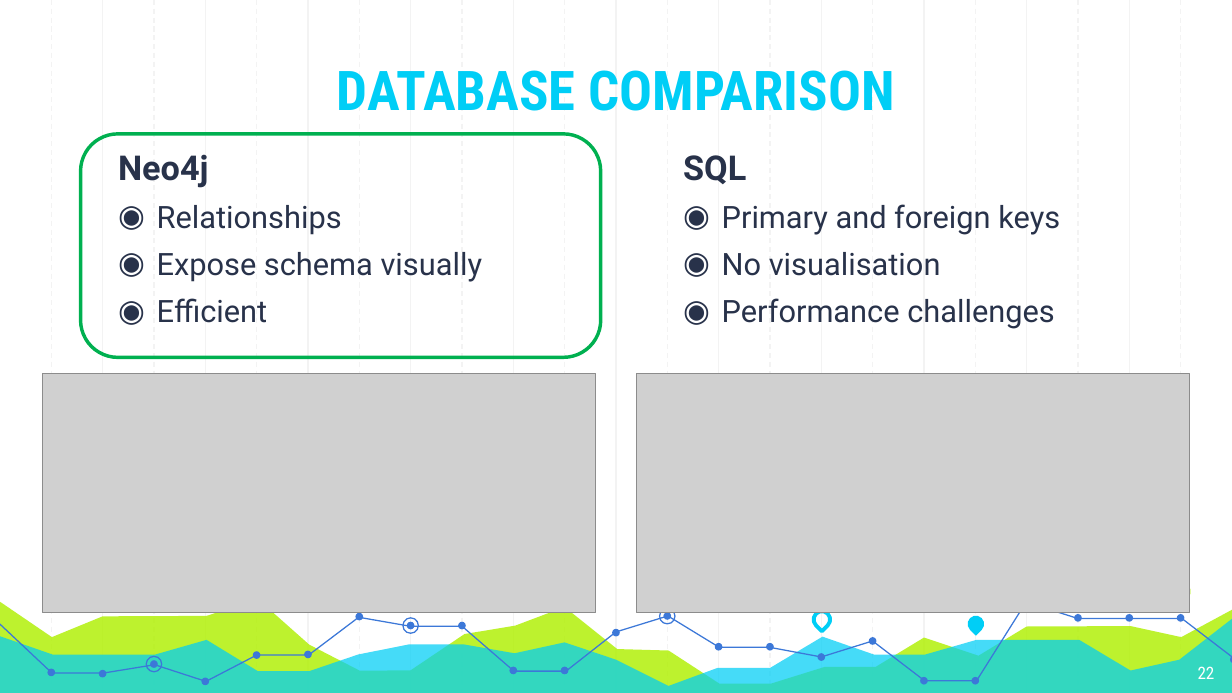
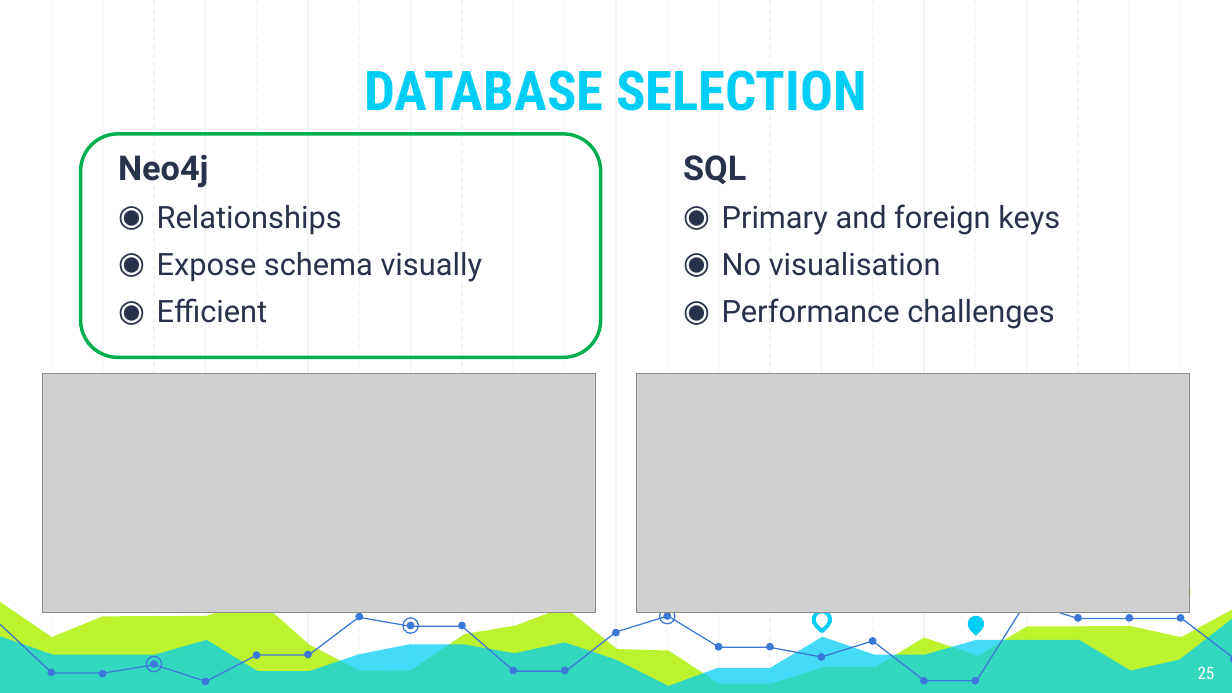
Before and after one commit to Andyayk/app, a slide deck: slide 25 of Graph Based Search Version 2.pptx (slide 22 before the commit). Drawn at 1232x693 pixels with LibreOffice and Linux fonts; fonts in the diff are those of the drawing; grey boxes stand for pictures. Boxes give left, top, right and bottom in pixels: in the first picture for what was removed or moved away, otherwise in the second. Text is boxed around its words. In the diff, an @@ line names an element or a change of style, - is before the commit and + after.

```diff
--- a/Graph Based Search Version 2.pptx
+++ b/Graph Based Search Version 2.pptx
@@ text at box(364, 70, 867, 111): text changed @@
-DATABASE COMPARISON
+DATABASE SELECTION
@@ page number at box(1198, 666, 1215, 679): text changed @@
-22
+25
```
Also in this commit, not shown: 9 other slides changed.
